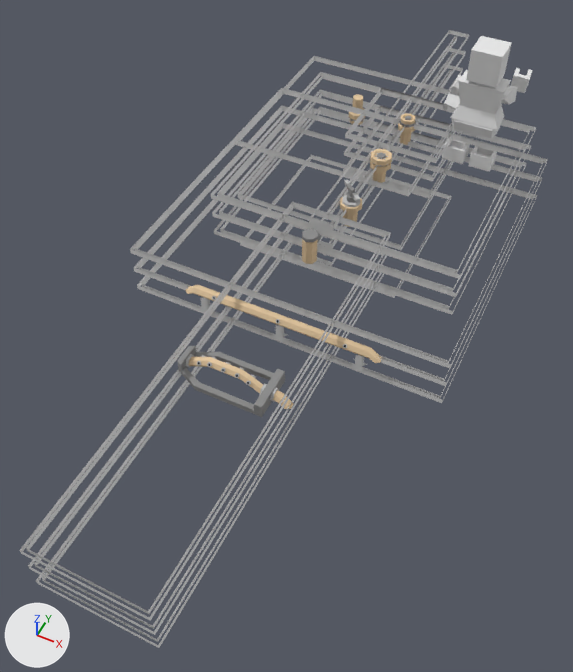
An edit to the Blender file crops/sprinklers/sprinklers.blend, drawn before and after from the same camera.
Rendered twice from a camera (50 mm lens) standing at (8.5, -28.5, 20.1) and looking at (-0.6, -10.3, -2.6). The axes (+X, +Y, +Z) are drawn at lower left. The lights are the same throughout. Objects named as collision shapes, trigger or cutter boxes, shadow casters or lower levels of detail are left out.

The first picture shows 'dripLine', 'largeSprinkler', 'medSprinkler', 'player_base_Mesh.042', 'smallSprinkler', 'smallSprinklerDown', 'straightSprinkler', 'swaySprinkler'.
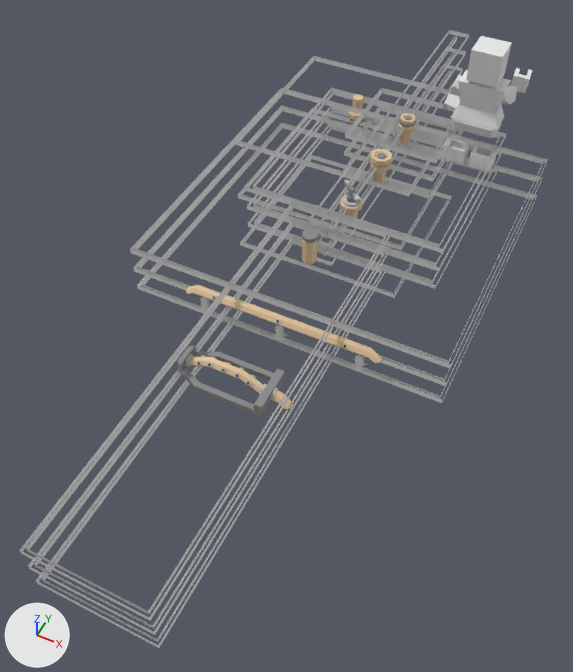
Commit message: Fix medium sprinkler coverage area

Patch to the scene script:
```diff
--- a/crops/sprinklers/sprinklers.blend.py
+++ b/crops/sprinklers/sprinklers.blend.py
@@ me_cube_057 @@
 me_cube_057.from_pydata(...)  # 208 vertices, 149 faces; spans x -5.0..5.0, y -5.0..5.0, z -2.67..1.0
 # used by ob_medsprinkler; location = (0.0, -3.0, 0.6); scale = (1.0, 1.0, 0.6)
+# me_cube_057 part 1: the loose piece of 8 vertices spanning x -5.0..5.0, y -5.0..5.0, z -2.67..-2.33 is scaled about its middle by (0.8, 0.8, 1)
+# me_cube_057 part 2: the loose piece of 8 vertices spanning x -5.0..5.0, y -5.0..5.0, z 0.33..0.67 is scaled about its middle by (0.8, 0.8, 1)
+# me_cube_057 part 3: the loose piece of 8 vertices spanning x -4.81..4.81, y -4.81..4.81, z -2.67..-2.33 is scaled about its middle by (0.792, 0.792, 1)
+# me_cube_057 part 4: the loose piece of 8 vertices spanning x -4.81..4.81, y -4.81..4.81, z 0.33..0.67 is scaled about its middle by (0.792, 0.792, 1)
+# me_cube_057 part 5: the loose piece of 8 vertices spanning x -5.0..5.0, y -5.0..5.0, z -1.17..-0.83 is scaled about its middle by (0.8, 0.8, 1)
+# me_cube_057 part 6: the loose piece of 8 vertices spanning x -4.81..4.81, y -4.81..4.81, z -1.17..-0.83 is scaled about its middle by (0.792, 0.792, 1)
 me_cube_057.materials.append(mat_blank)
```

Where the change shows, as pixel boxes (x1, y1, x2, y2) in the pictures (573 x 672 px; the box of a moved part takes in the faces that stretch with it):
'medSprinkler', reshaped (20% narrower, 17% shorter): before (211, 72, 536, 315); after (246, 88, 506, 289)
part 1 of me_cube_057, moved or reshaped: before (214, 107, 526, 315); after (248, 124, 497, 289)
part 2 of me_cube_057, moved or reshaped: before (211, 72, 536, 279); after (246, 88, 506, 253)
part 3 of me_cube_057, moved or reshaped: before (220, 110, 521, 310); after (254, 126, 492, 284)
part 4 of me_cube_057, moved or reshaped: before (217, 75, 530, 274); after (253, 91, 500, 248)
part 5 of me_cube_057, moved or reshaped: before (212, 90, 531, 297); after (247, 106, 501, 271)
part 6 of me_cube_057, moved or reshaped: before (219, 93, 526, 292); after (253, 109, 487, 266)
